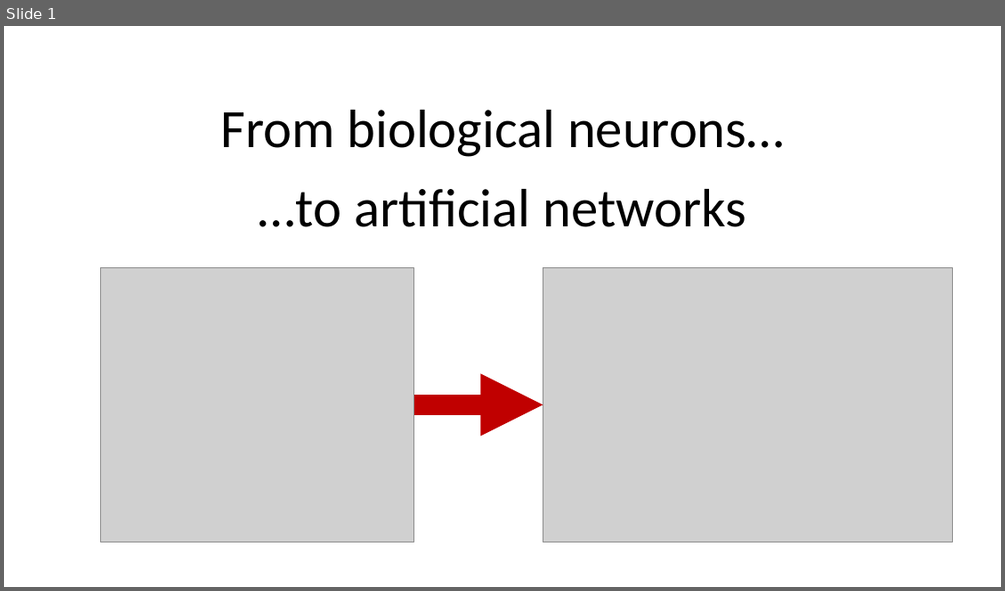
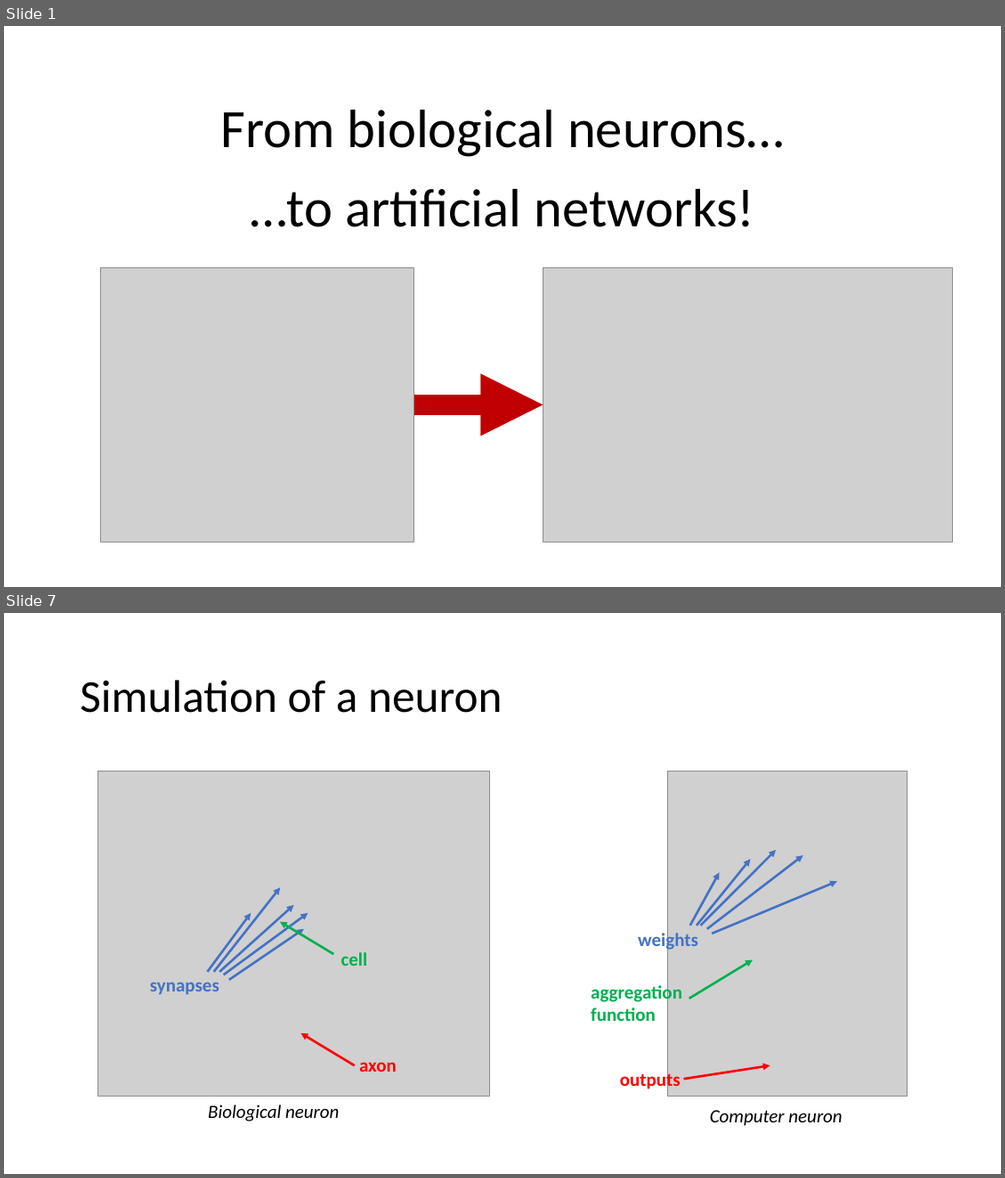
Before and after one commit to PRF-Development/DataAnalysisExtras, a slide deck: FromBiologyToComputers.pptx. Shown one above the other, each under a label of ours: slide 1 before the commit, slides 1 and 7 after it; the slides between them are not shown. The pictures are 1005x591 and 1005x1178 pixels, drawn with LibreOffice and Linux fonts; fonts in the diff are those of the drawing; grey boxes stand for pictures. Boxes give left, top, right and bottom in pixels: in the first picture for what was removed or moved away, otherwise in the second. Text is boxed around its words. In the diff, an @@ line names an element or a change of style, - is before the commit and + after.

Commit message:
added bio neuron intro slide

```diff
--- a/FromBiologyToComputers.pptx
+++ b/FromBiologyToComputers.pptx
@@ slide 7 added at (x1=4, y1=613, x2=1001, y2=1174), background #FFFFFF @@
@@ title added at (x1=80, y1=680, x2=502, y2=713), 44 pt, text #000000 @@
+Simulation of a neuron
@@ picture added at (x1=97, y1=771, x2=489, y2=1096) @@
@@ picture added at (x1=668, y1=771, x2=907, y2=1096) @@
@@ arrow added from (701, 925) to (776, 850), #4472C4 2.25 pt @@
@@ arrow added from (690, 925) to (720, 873), #4472C4 2.25 pt @@
@@ arrow added from (696, 925) to (751, 859), #4472C4 2.25 pt @@
@@ arrow added from (707, 929) to (803, 855), #4472C4 2.25 pt @@
@@ arrow added from (214, 972) to (280, 887), #4472C4 2.25 pt @@
@@ arrow added from (219, 972) to (294, 905), #4472C4 2.25 pt @@
@@ arrow added from (712, 933) to (837, 882), #4472C4 2.25 pt @@
@@ arrow added from (208, 972) to (251, 913), #4472C4 2.25 pt @@
@@ arrow added from (224, 975) to (307, 913), #4472C4 2.25 pt @@
@@ arrow added from (229, 980) to (304, 929), #4472C4 2.25 pt @@
@@ arrow added from (334, 954) to (280, 922), #00B050 2.25 pt @@
@@ text added at (x1=638, y1=930, x2=698, y2=951), 18 pt, text #4472C4, bold @@
+weights
@@ text added at (x1=341, y1=952, x2=368, y2=965), 18 pt, text #00B050, bold @@
+cell
@@ text added at (x1=150, y1=981, x2=219, y2=995), 18 pt, text #4472C4, bold @@
+synapses
@@ text added at (x1=591, y1=983, x2=682, y2=1021), 18 pt, text #00B050, bold @@
+aggregation function
@@ arrow added from (689, 998) to (752, 960), #00B050 2.25 pt @@
@@ arrow added from (355, 1065) to (301, 1033), #FF0000 2.25 pt @@
@@ text added at (x1=359, y1=1062, x2=396, y2=1071), 18 pt, text #FF0000, bold @@
+axon
@@ arrow added from (684, 1078) to (770, 1065), #FF0000 2.25 pt @@
@@ text added at (x1=620, y1=1070, x2=680, y2=1092), 18 pt, text #FF0000, bold @@
+outputs
@@ text added at (x1=208, y1=1104, x2=339, y2=1121), 18 pt, text #000000, italic @@
+Biological neuron
@@ text added at (x1=710, y1=1110, x2=841, y2=1126), 18 pt, text #000000, italic @@
+Computer neuron
@@ slide 1 changed as well @@
@@ subtitle at (x1=250, y1=189, x2=754, y2=227): text changed @@
-…to artificial networks
+…to artificial networks!
```
Also in this commit, not shown: 5 other slides added.
